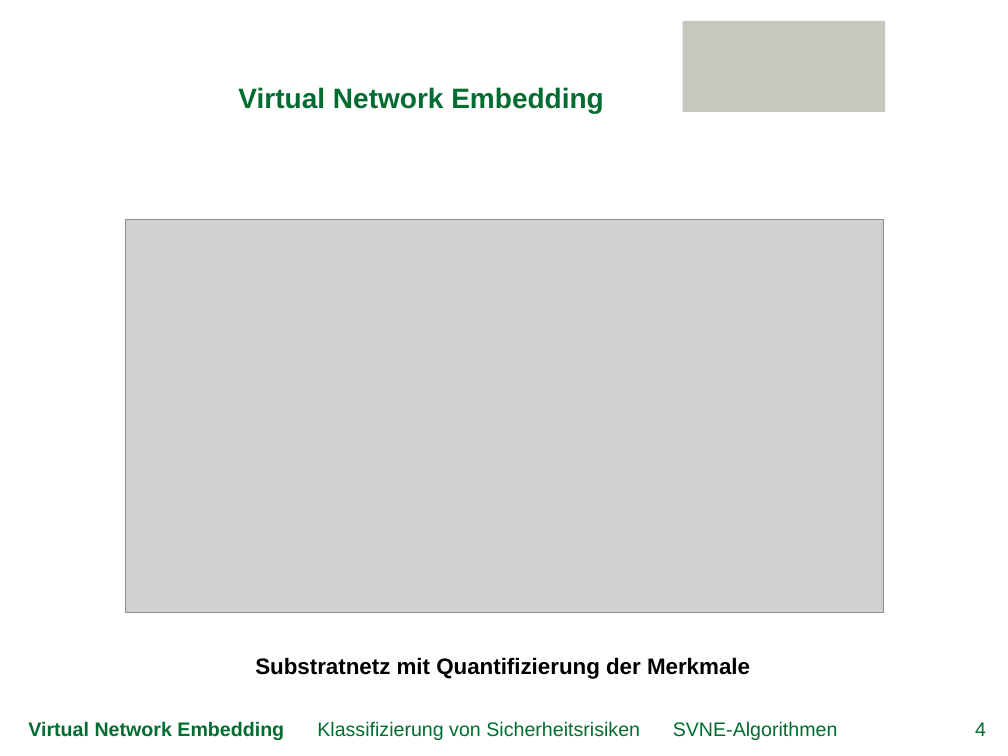
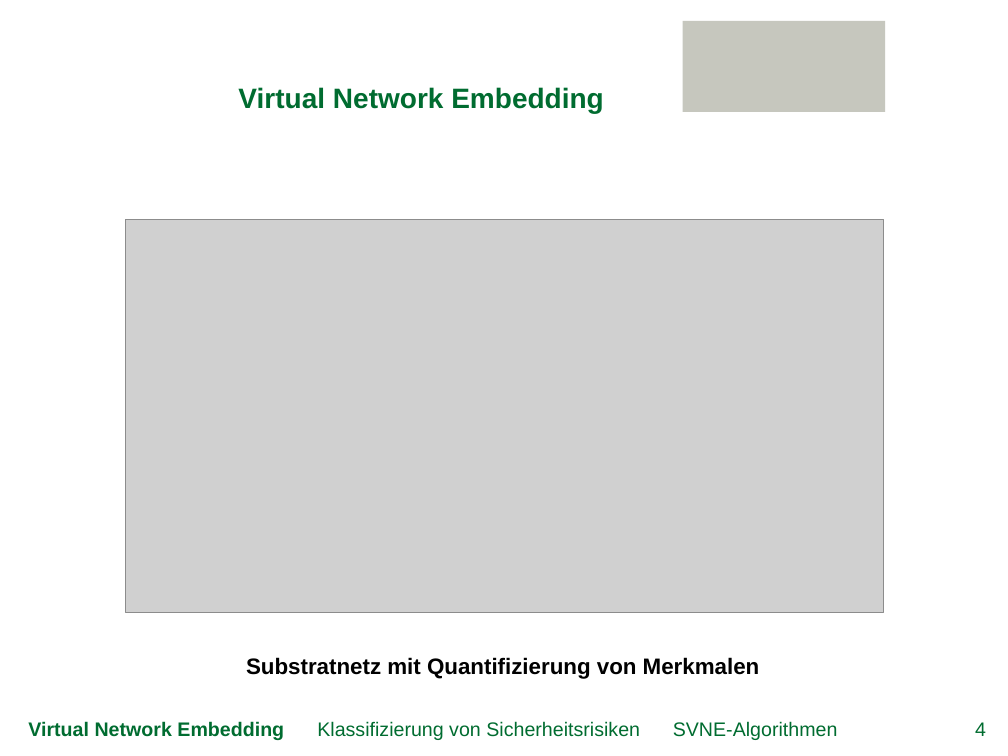
Before and after one commit to GeGroe/timvs, a slide deck: slide 4 of Referat/PowerPoint/TimvS_SVNE.pptx. Drawn at 1008x756 pixels with LibreOffice and Linux fonts; fonts in the diff are those of the drawing; grey boxes stand for pictures; background and template pictures are left out. Boxes give left, top, right and bottom in pixels: in the first picture for what was removed or moved away, otherwise in the second. Text is boxed around its words. In the diff, an @@ line names an element or a change of style, - is before the commit and + after.

```diff
--- a/Referat/PowerPoint/TimvS_SVNE.pptx
+++ b/Referat/PowerPoint/TimvS_SVNE.pptx
@@ text at [246, 657, 760, 679]: text changed @@
-Substratnetz mit Quantifizierung der Merkmale
+Substratnetz mit Quantifizierung von Merkmalen
```
Also in this commit, not shown: 8 other slides changed, 3 slides removed, 4 other files.
